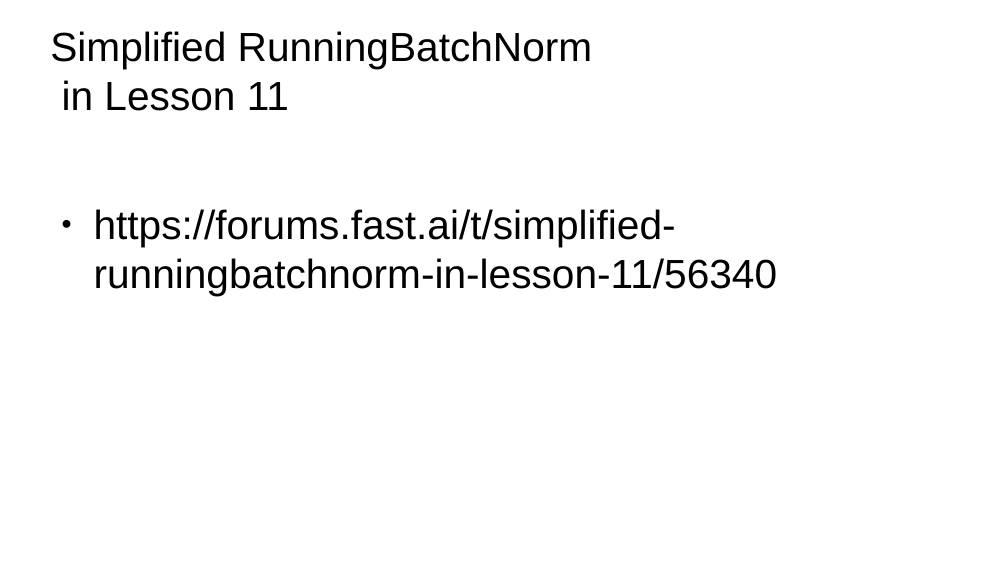
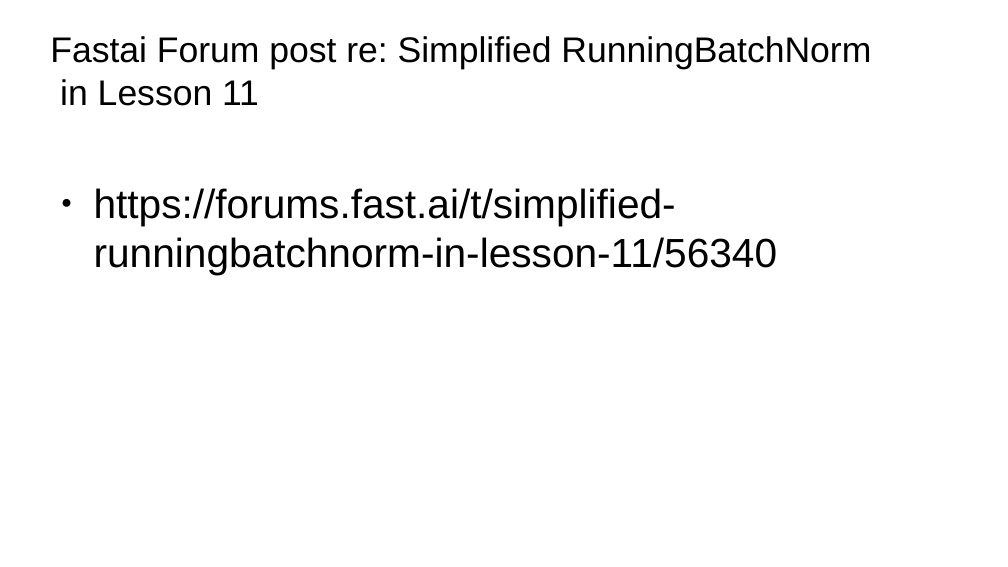
Before and after one commit to jcatanza/Fastai-Deep-Learning-From-the-Foundations-TWiML-Study-Group, a slide deck: slide 5 of study_group/meetup_slide_decks/Foundations_Lesson11a.pptx (slide 4 before the commit). Drawn at 1008x567 pixels with LibreOffice and Linux fonts; fonts in the diff are those of the drawing; background and template pictures are left out. Boxes give left, top, right and bottom in pixels: in the first picture for what was removed or moved away, otherwise in the second. Text is boxed around its words. In the diff, an @@ line names an element or a change of style, - is before the commit and + after.

```diff
--- a/study_group/meetup_slide_decks/Foundations_Lesson11a.pptx
+++ b/study_group/meetup_slide_decks/Foundations_Lesson11a.pptx
@@ text at <box>50,36,871,106</box>: text changed; size 32 to 28 pt @@
-Simplified RunningBatchNorm
-in Lesson 11
+Fastai Forum post re: Simplified RunningBatchNorm
+in Lesson 11
@@ text "https://forums.fast.ai/t/simplified-runningbatchnorm-in-less ...": place and size @@
-text "https://forums.fast.ai/t/simplified-runningbatchnorm-in-less ..." at <box>94,209,778,296</box>
+text "https://forums.fast.ai/t/simplified-runningbatchnorm-in-less ..." at <box>94,188,778,274</box>
```
Also in this commit, not shown: 4 other slides changed, 9 other files.
